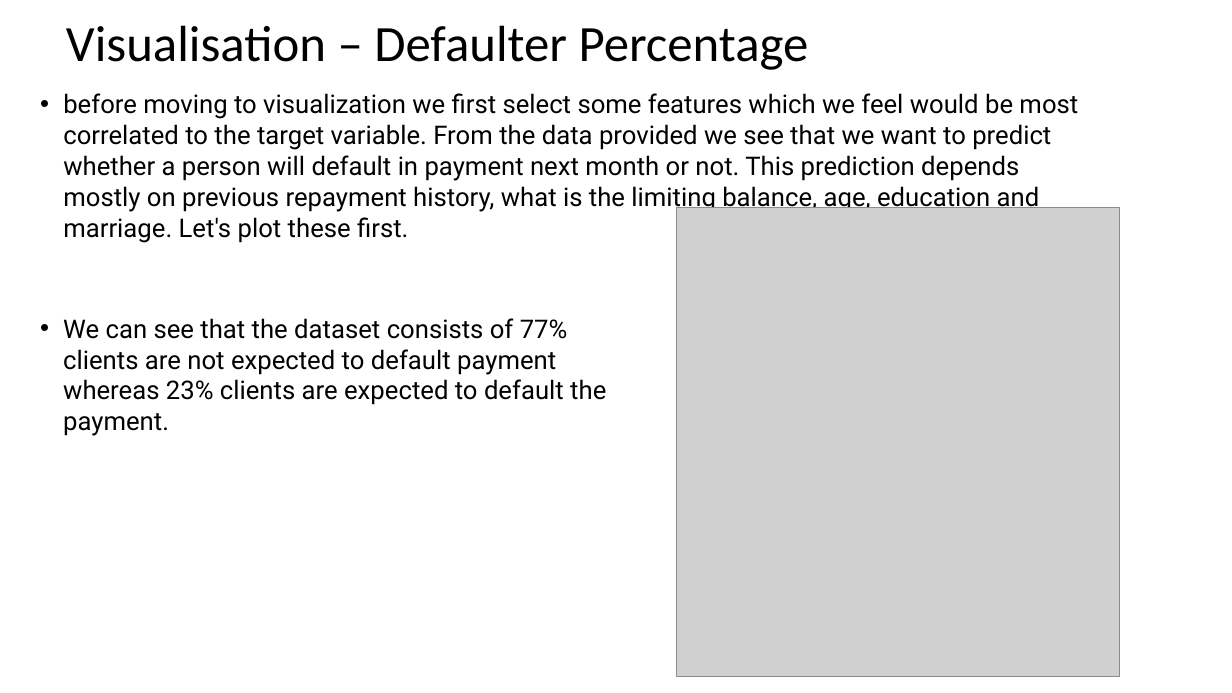
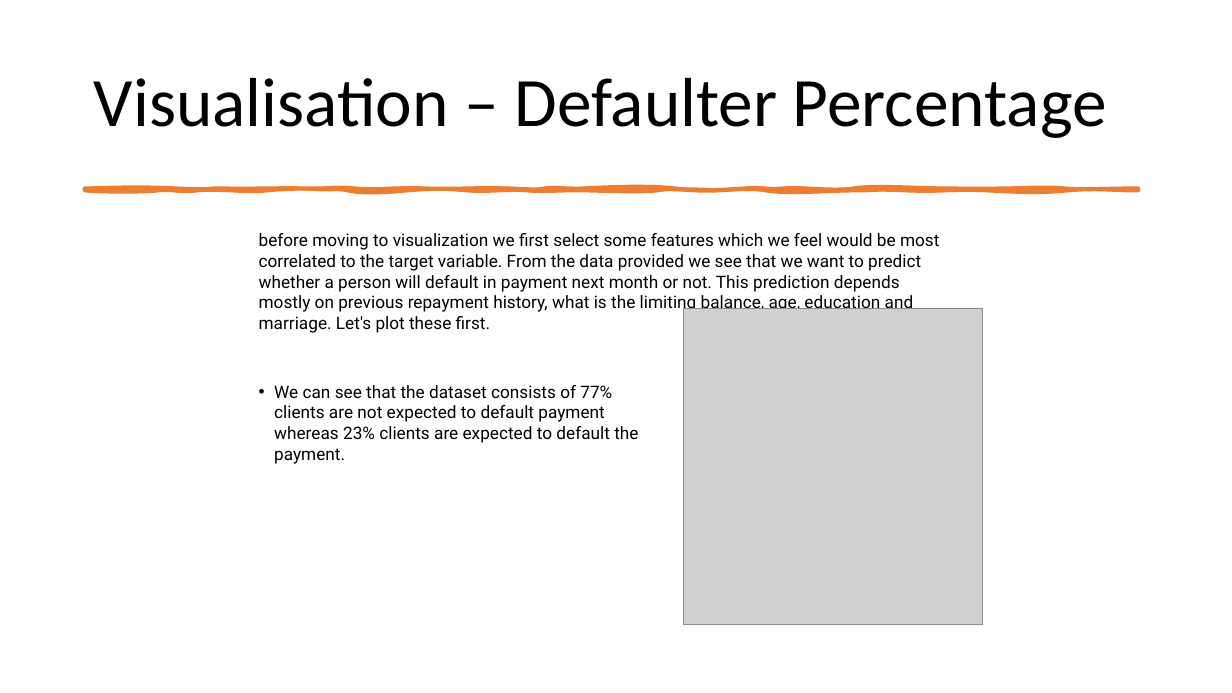
Before and after one commit to pragyanandan/mini-Project-2-ML, a slide deck: slide 4 of Mini-Project.pptx. Drawn at 1232x693 pixels with LibreOffice and Linux fonts; fonts in the diff are those of the drawing; grey boxes stand for pictures. Boxes give left, top, right and bottom in pixels: in the first picture for what was removed or moved away, otherwise in the second. Text is boxed around its words. In the diff, an @@ line names an element or a change of style, - is before the commit and + after.

```diff
--- a/Mini-Project.pptx
+++ b/Mini-Project.pptx
@@ title "Visualisation – Defaulter Percentage": place and size @@
-title "Visualisation – Defaulter Percentage" at [66,25,809,70]
+title "Visualisation – Defaulter Percentage" at [94,78,1107,138]
@@ title "Visualisation – Defaulter Percentage" at [94,78,1107,138]: size 39.6 to 54 pt @@
@@ freeform shape added at [85,189,1139,190], fill #ED7D31, outline #ED7D31 3.25 pt @@
@@ text "before moving to visualization we ...": place and size @@
-text "before moving to visualization we ..." at [63,93,1078,243]
+text "before moving to visualization we ..." at [259,233,939,333]
@@ text "before moving to visualization we ..." at [259,233,939,333]: size 20 to 13.4 pt; bullet • to none; less space between paragraphs @@
@@ picture: place and size @@
-picture at [677,207,1120,676]
+picture at [684,309,982,625]
@@ text "We can see that the ...": place and size @@
-text "We can see that the ..." at [63,318,606,405]
+text "We can see that the ..." at [274,385,638,443]
@@ text "We can see that the ..." at [274,385,638,443]: size 20 to 13.4 pt; indent changed; less space between paragraphs @@
```
Also in this commit, not shown: 12 other slides changed, 11 slides added, 1 slide removed, 2 other files.
